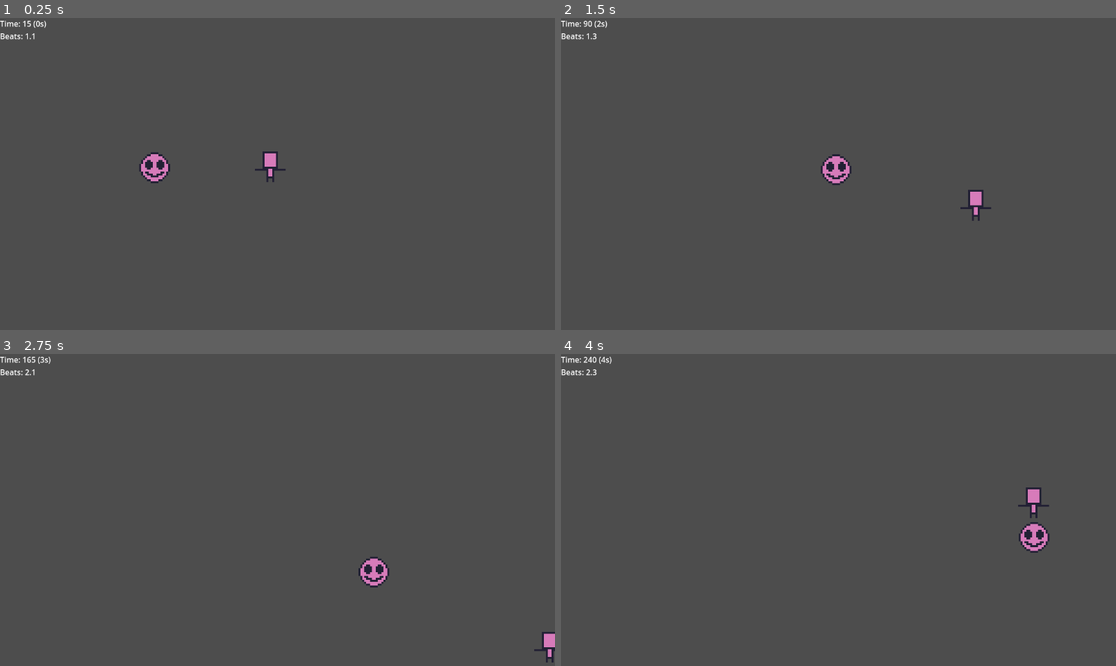
Above: before the commit, frames 1-4 (two rows, left to right).
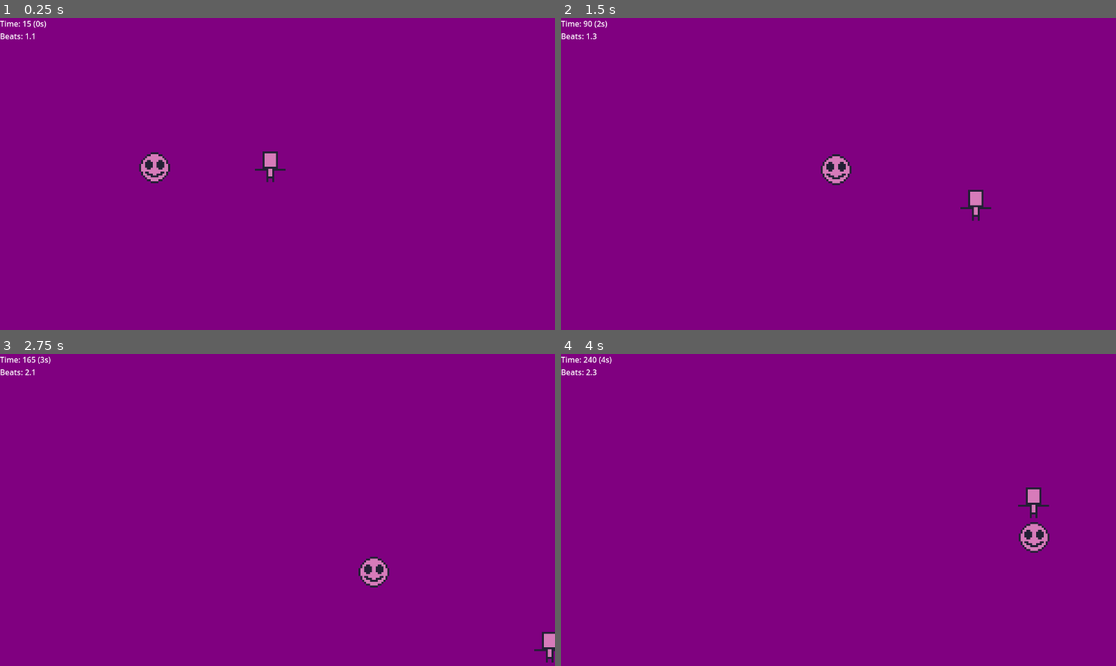
Above: after the commit, the same moments.

Repository: slost/1bj-hero-core
Game: Godot game, scene res://Scenes/Game/game.tscn
The game is run twice, just before and just after one commit, with the same random seed, the same clock (stepped at 60 frames per second) and the same inputs.
Inputs:
- Up to frame 1 (0.25 s): no input
- Up to frame 2 (1.5 s): hold Right (move_right) 0.53-1.28 s; hold Down (move_down) from 1.28 s (still down)
- Up to frame 3 (2.75 s): release Down (move_down) at 2.03 s; hold Right (move_right) from 2.03 s (still down)
- Up to frame 4 (4 s): release Right (move_right) at 2.78 s; hold Up (move_up) 2.78-3.53 s; hold Left (move_left) from 3.53 s (still down)

The runs differ from the first frame. In frame 1, 99% of the frame differs, in the area x 0-100%, y 0-100%; in frame 2, 99%; in frame 3, 99%; in frame 4, 99%.

Commit message:
Add DebugTool

Diff:
--- /dev/null
+++ b/Scenes/Game/debug_tool.gd
@@ -0,0 +1,4 @@
+extends Node
+func _input(event):
+	if Input.is_action_pressed("debug_restart"):
+		get_tree().reload_current_scene()
--- a/Scenes/Game/game.tscn
+++ b/Scenes/Game/game.tscn
@@ -1,10 +1,11 @@
-[gd_scene load_steps=6 format=3 uid="uid://bhb8lm0trf8ad"]
+[gd_scene load_steps=7 format=3 uid="uid://uwkmbxoiy3ei"]
 
-[ext_resource type="PackedScene" uid="uid://bq64ij7kka531" path="res://Scenes/Game/map.tscn" id="1_yipeh"]
+[ext_resource type="PackedScene" uid="uid://c7r46guie7nls" path="res://Scenes/Game/map.tscn" id="1_yipeh"]
 [ext_resource type="PackedScene" uid="uid://ckkkvld6onpug" path="res://Scenes/Character/player.tscn" id="2_jh6oc"]
 [ext_resource type="Script" path="res://Scenes/Game/map.gd" id="2_x5epm"]
 [ext_resource type="PackedScene" uid="uid://caox48g08q8j4" path="res://Scenes/Character/monster_dummy.tscn" id="3_kcseb"]
-[ext_resource type="PackedScene" uid="uid://c837xeovaxpfe" path="res://Scenes/Game/music_handler.tscn" id="5_ewm0u"]
+[ext_resource type="PackedScene" uid="uid://jonpurqpj63d" path="res://Scenes/Game/music_handler.tscn" id="5_ewm0u"]
+[ext_resource type="Script" path="res://Scenes/Game/debug_tool.gd" id="6_3wppi"]
 
 [node name="Game" type="Node2D"]
 editor_description = "ตัวควบคุมเกม"
@@ -21,3 +22,6 @@
 scale = Vector2(4, 4)
 
 [node name="MusicHandler" parent="." instance=ExtResource("5_ewm0u")]
+
+[node name="DebugTool" type="Node" parent="."]
+script = ExtResource("6_3wppi")
--- a/Scenes/Game/map.gd
+++ b/Scenes/Game/map.gd
@@ -2,7 +2,7 @@
 
 
 func _draw():
-	# draw_background(Global.main_pallet[0])
+	draw_background(Global.main_pallet[1])
 	pass
 
 
